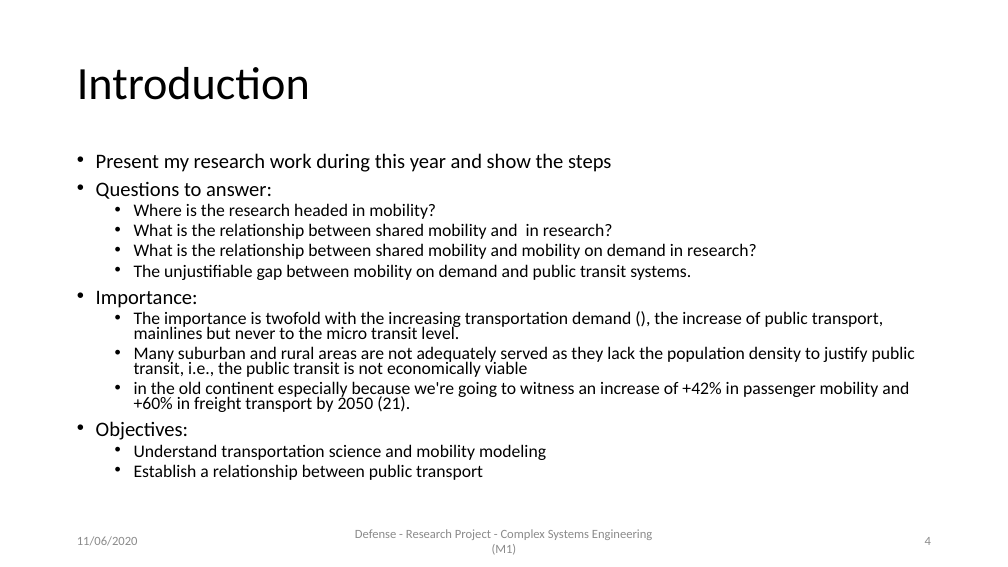
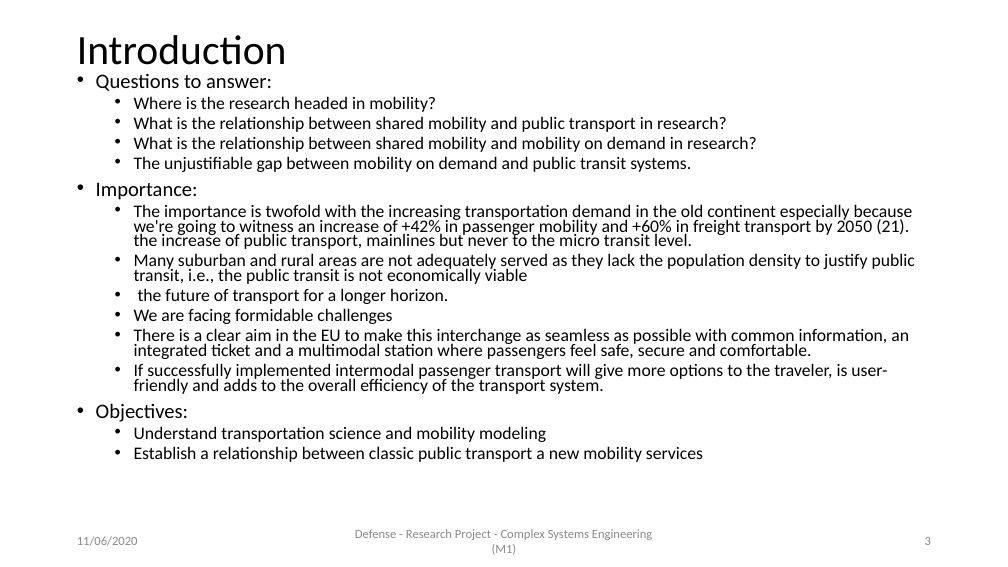
Before and after one commit to AymanABDELHAMID/OD_MTO_DARP, a slide deck: slide 3 of Presentation/presentation_AymanMahmoud.pptx (slide 4 before the commit). Drawn at 1008x567 pixels with LibreOffice and Linux fonts; fonts in the diff are those of the drawing. Boxes give left, top, right and bottom in pixels: in the first picture for what was removed or moved away, otherwise in the second. Text is boxed around its words. In the diff, an @@ line names an element or a change of style, - is before the commit and + after.

```diff
--- a/Presentation/presentation_AymanMahmoud.pptx
+++ b/Presentation/presentation_AymanMahmoud.pptx
@@ title "Introduction" at <box>77,35,287,75</box>: size 44 to 39.6 pt @@
@@ text "Questions to answer:": place and size @@
-text "Questions to answer:" at <box>96,153,915,480</box>
+text "Questions to answer:" at <box>96,74,915,462</box>
@@ text at <box>134,116,727,132</box>: text changed @@
-  • What is the relationship between shared mobility and in research?
+  • What is the relationship between shared mobility and public transport in research?
@@ text at <box>96,153,611,172</box>: paragraph removed @@
-• Present my research work during this year and show the steps
@@ text at <box>134,204,913,249</box>: text changed @@
-  • The importance is twofold with the increasing transportation demand (), the increase of public transport, mainlines but never to the micro transit level.
+  • The importance is twofold with the increasing transportation demand in the old continent especially because we're going to witness an increase of +42% in passenger mobility and +60% in freight transport by 2050 (21). the increase of public transport, mainlines but never to the micro transit level.
@@ text at <box>134,288,909,394</box>: text changed @@
-  • in the old continent especially because we're going to witness an increase of +42% in passenger mobility and +60% in freight transport by 2050 (21).
+  • the future of transport for a longer horizon.
+  • We are facing formidable challenges
+  • There is a clear aim in the EU to make this interchange as seamless as possible with common information, an integrated ticket and a multimodal station where passengers feel safe, secure and comfortable.
+  • If successfully implemented intermodal passenger transport will give more options to the traveler, is user-friendly and adds to the overall efficiency of the transport system.
@@ text at <box>134,446,703,462</box>: text changed @@
-  • Establish a relationship between public transport
+  • Establish a relationship between classic public transport a new mobility services
@@ page number at <box>925,537,931,545</box>: text changed @@
-4
+3
```
Also in this commit, not shown: 33 other slides changed, 5 slides added, 2 slides removed, 28 other files.
